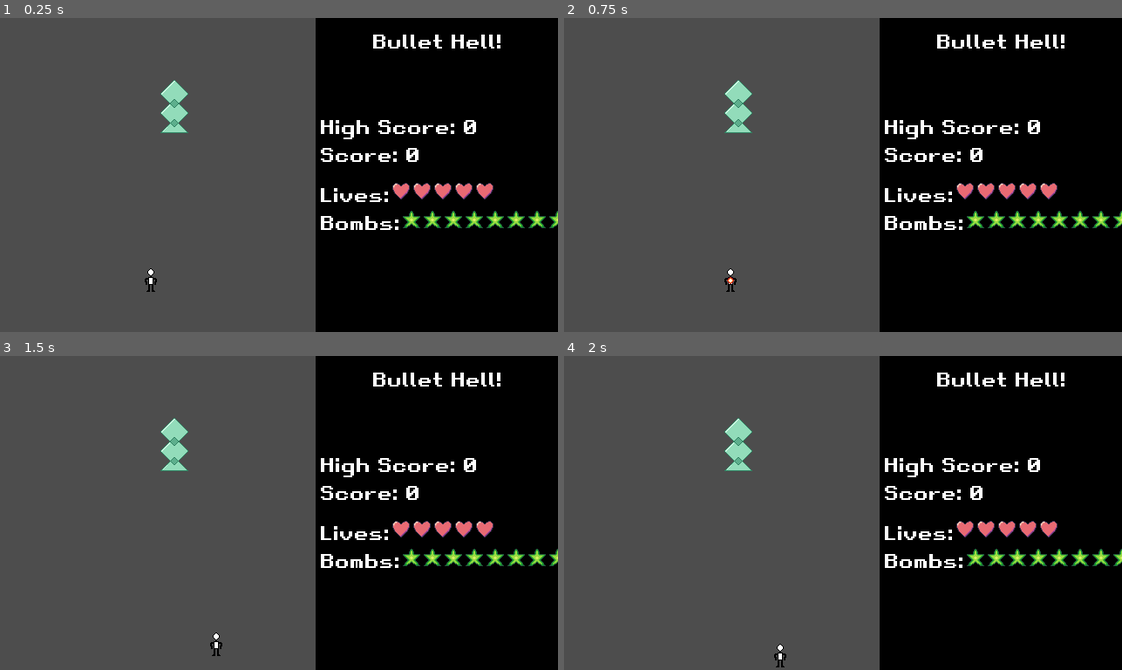
Above: before the commit, frames 1-4 (two rows, left to right).
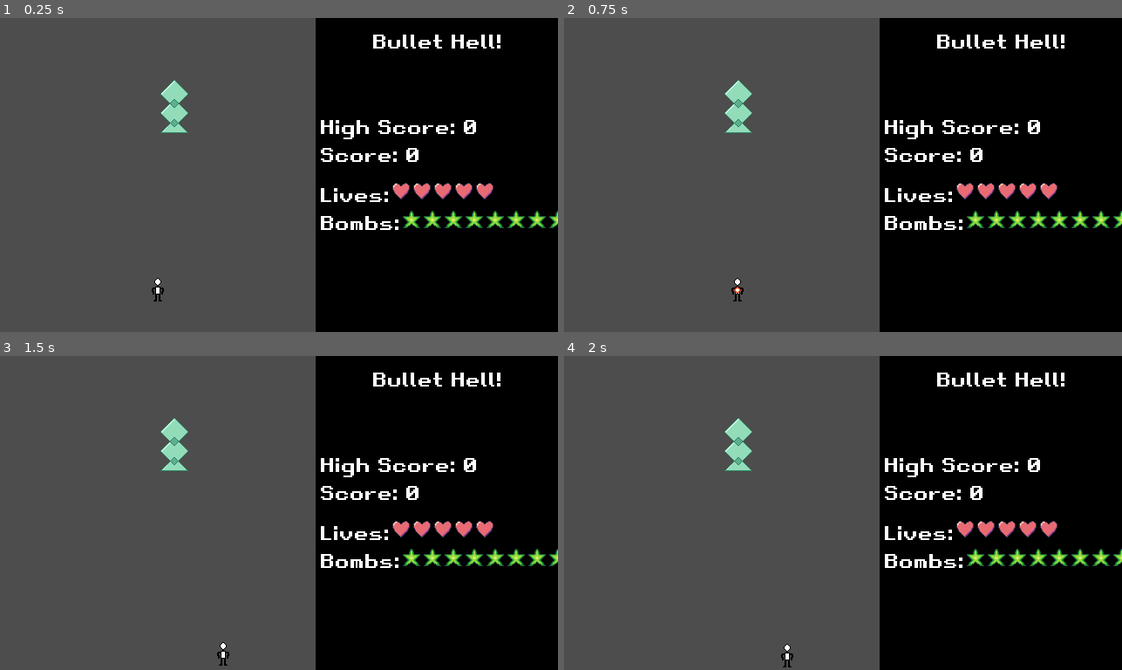
Above: after the commit, the same moments.

Repository: PhotonChaos/BulletHell
Game: Godot game, scene res://scenes/game.tscn
Two runs of this game, one before a commit and one after it. Both use one fixed random seed, a clock stepped at 60 frames per second and the inputs below.
Inputs:
- Up to frame 1 (0.25 s): no input
- Up to frame 2 (0.75 s): tap Enter at 0.5 s; hold Right (move_right) from 0.53 s (still down); hold Shift (focus) from 0.53 s (still down)
- Up to frame 3 (1.5 s): release Right (move_right) at 1.28 s; release Shift (focus) at 1.28 s; hold Down (move_down) from 1.28 s (still down); tap Shift (focus) at 1.35 s
- Up to frame 4 (2 s): keep holding Down (move_down)

The runs differ from the first frame. In frame 1, 0.1% of the frame differs, in the area x 25-30%, y 79-91%; in frame 2, 0.1%, in the area x 28-33%, y 79-91%; in frame 3, 0.1%; in frame 4, 0.1%.

Commit message:
Fixed bullet burst bug

Diff:
--- a/scenes/game.tscn
+++ b/scenes/game.tscn
@@ -38,7 +38,7 @@
 debug_color = Color(0.7, 0.7, 0.7, 0.0313726)
 
 [node name="Player" parent="." instance=ExtResource("2_lbhrr")]
-position = Vector2(173, 299)
+position = Vector2(181, 310)
 speed = 200.0
 focus_speed = 100.0
 bombs = 8
--- a/scripts/level/level.gd
+++ b/scripts/level/level.gd
@@ -140,14 +140,16 @@
 
 ## Spawns a shotgun-burst containing [param count] bullets of [param type],
 ## spread evenly across an arc of [param spread]. [br]
-## The arc is centred on a vector rotated by [param rotation], and the
+## The arc is centred on a vector rotated by [param rotation] degrees, and the
 ## bullets spawn [param distance] away from [param position] along the aim vector.[br]
 ## The bullets will have a velocity of [param v] in the direction they are facing, with acceleration [param a].[br]
 ## Also, the bullets will be added as children of the game controller.
 ## Returns an array containing the bullets, ordered from lowest angle aim vector to highest.
 func bullet_burst(_position: Vector2, type: BulletType, count: int, spread: float, rotation: float, dist: float, v: float, a: float) -> Array[Bullet]:
+	spread = deg_to_rad(spread)
+
 	var bullets: Array[Bullet] = []
-	var angle_gap = spread / count
+	var angle_gap = spread / (count-1) if count > 0 else 0
 	var start_angle = rotation - spread / 2
 
 	for i in range(count):
@@ -172,7 +174,7 @@
 
 ## Same as [method Level.spawn_burst] but spawns them in a circle.
 func bullet_ring(_position: Vector2, type: BulletType, count: int, _rotation: float=0, dist: float=0, v: float=0, a: float=0) -> Array[Bullet]:
-	return bullet_burst(_position, type, count, TAU, _rotation, dist, v, a)
+	return bullet_burst(_position, type, count, 360, _rotation, dist, v, a)
 
 
 func clear_bullet(bullet: Bullet, spawn_point: bool) -> void:
--- a/scripts/player/player.gd
+++ b/scripts/player/player.gd
@@ -107,8 +107,8 @@
 	_lives = lives
 	_bombs = bombs
 
-	var _shot_spread_rad = deg_to_rad(shot_spread)
-	var _focus_spread_rad = deg_to_rad(focus_spread)
+	var _shot_spread_rad: float = deg_to_rad(shot_spread)
+	var _focus_spread_rad: float = deg_to_rad(focus_spread)
 
 	_shot_angle_start  = -(PI+_shot_spread_rad)/2
 	_focus_angle_start = -(PI+_focus_spread_rad)/2
@@ -119,6 +119,10 @@
 	else:
 		_shot_gap_size = 0
 		_focus_gap_size = 0
+
+## Used for debug
+#func _draw():
+	#draw_line(Vector2.ZERO, Vector2(0, -1000), Color.RED)
 
 
 func _physics_process(delta: float) -> void:
--- a/scripts/spellcard/crystal_spray.gd
+++ b/scripts/spellcard/crystal_spray.gd
@@ -2,9 +2,10 @@
 
 func nonspell():
 	if lifetime % 10 == 0:
-		_level.bullet_ring(_boss.global_position, Level.BulletType.KNIFE, 25, lifetime * TAU/7, 10, 20, 30)
+		var player_point_angle = (-(_boss.position - GameController.get_player_pos())).angle()
+		_level.bullet_burst(_boss.global_position, Level.BulletType.KNIFE, 6, 12, player_point_angle, 4, 90, 0)
 
 func spell():
 	if lifetime % 10 == 0:
-		_level.bullet_ring(_boss.global_position, Level.BulletType.KNIFE, 20, lifetime * TAU/7, 10, 20, 30)
-		_level.bullet_ring(_boss.global_position, Level.BulletType.BALL, 20, lifetime * -TAU/7, 10, 20, 30)
+		_level.bullet_ring(_boss.global_position, Level.BulletType.KNIFE, 25, lifetime * TAU/7, 10, 20, 30)
+		_level.bullet_ring(_boss.global_position, Level.BulletType.KNIFE, 10, lifetime * -TAU/7, 10, 20, 30)
